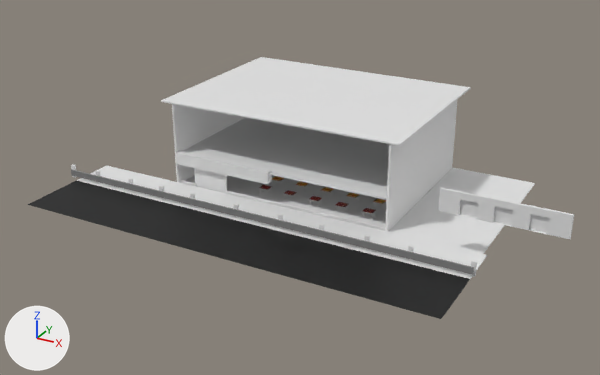
Before and after pictures for a commit that changed the Blender file Card shop.blend.
One viewpoint serves both versions: a 50 mm lens placed at (78.8, -183.2, 90.5), pointed at (-15.4, -11.8, 4.8). Lighting does not change. The marker at lower left points along +X, +Y and +Z.
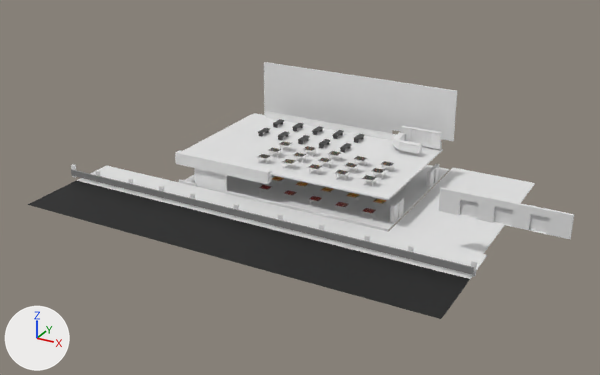
The change, as a list of edits to the scene's bpy script:
```text
Add me_cube_011:
    me_cube_011.from_pydata(...)  # a box spanning x -0.44..1.0, y 0.8..1.0, z -1.27..-0.41; a box spanning x -0.52..1.19, y 0.76..2.76, z -0.45..-0.01; a box spanning x -0.44..1.0, y 2.45..2.64, z -1.27..-0.41
    me_cube_011.materials.append(mat_seat)  # black #3a3a3a
Add me_cube_009:
    me_cube_009.from_pydata(...)  # a box spanning x 0.5..1.0, y -55.0..13.1, z -1.0..0.9
    me_cube_009.materials.append(mat_material_002)  # white #e7e7e7
Change ob_cube_002:
    ob_cube_002: bpy.data.objects.new('Cube.002', me_cube_002) -> bpy.data.objects.new('Cube.002', me_cube_009)
    ob_cube_002.location: (10.0, 10.0, 1.1) -> (-0.2, 21.2, 10.0)
    ob_cube_002.rotation_euler: (0.0, 0.0, 0.0) -> (0.0, 0.0, -1.571)  # degrees (0, 0, 0) -> degrees (0, 0, -90)
    ob_cube_002.scale: (1.0, 2.1, 1.66) -> (0.491, 0.818, 1.0)
Change ob_cube_003:
    ob_cube_003: bpy.data.objects.new('Cube.003', me_cube_003) -> bpy.data.objects.new('Cube.003', me_cube_011)
    ob_cube_003.location: (-51.4, 9.9, 1.1) -> (-38.2, 4.2, 10.4)
    ob_cube_003.scale: (1.0, 2.1, 1.66) -> (0.838, 1.99, 1.0)
    add _m = ob_cube_003.modifiers.new('Array', 'ARRAY')
    add _m.count = 5
    add _m.relative_offset_displace = (4.5, 0.0, 0.0)
Change ob_upper:
    add ob_upper.hide_set(True)
Change ob_playmat3:
    ob_playmat3.location: (21.9, -12.8, 2.2) -> (-26.6, -11.4, 10.9)
    remove ob_playmat3.hide_set(True)
    add _m = ob_playmat3.modifiers.new('Array', 'ARRAY')
    add _m.count = 5
    add _m.relative_offset_displace = (2.7, 0.0, 0.0)
Add ob_cube_044:
    ob_cube_044 = bpy.data.objects.new('Cube.044', me_cube_011.copy())  # modifiers ARRAY
    ob_cube_044.location = (-38.2, 12.6, 10.4)
    ob_cube_044.scale = (0.838, 1.99, 1.0)
Add ob_playmat3_002:
    ob_playmat3_002 = bpy.data.objects.new('playmat3.002', me_plane_005.copy())  # the mesh of ob_playmat3; modifiers ARRAY
    ob_playmat3_002.location = (-26.4, -0.7, 11.0)
    ob_playmat3_002.scale = (1.38, 0.593, 0.395)
Add ob_playmat3_001:
    ob_playmat3_001 = bpy.data.objects.new('playmat3.001', me_plane_005.copy())  # the mesh of ob_playmat3; modifiers ARRAY
    ob_playmat3_001.location = (-26.6, -6.0, 10.9)
    ob_playmat3_001.scale = (1.38, 0.593, 0.395)
Add ob_cube_039:
    ob_cube_039 = bpy.data.objects.new('Cube.039', me_cube_034.copy())  # the mesh of ob_cube_022; modifiers ARRAY
    ob_cube_039.location = (-26.4, -0.1, 10.8)
    ob_cube_039.scale = (1.88, 1.22, 0.055)
Add ob_cube_038:
    ob_cube_038 = bpy.data.objects.new('Cube.038', me_cube_034.copy())  # the mesh of ob_cube_022; modifiers ARRAY
    ob_cube_038.location = (-26.5, -5.3, 10.8)
    ob_cube_038.scale = (1.88, 1.22, 0.055)
Add ob_cube_037:
    ob_cube_037 = bpy.data.objects.new('Cube.037', me_cube_034.copy())  # the mesh of ob_cube_022; modifiers ARRAY
    ob_cube_037.location = (-26.6, -10.8, 10.8)
    ob_cube_037.scale = (1.88, 1.22, 0.055)
Add ob_cube_041:
    ob_cube_041 = bpy.data.objects.new('Cube.041', me_cube_026.copy())  # the mesh of ob_cube_025; modifiers ARRAY
    ob_cube_041.location = (0.2, 19.5, 10.5)
    ob_cube_041.rotation_euler = (0.0, 0.0, -1.571)  # degrees (0, 0, -90)
Add ob_cube_040:
    ob_cube_040 = bpy.data.objects.new('Cube.040', me_cube_008.copy())  # the mesh of ob_cube_008
    ob_cube_040.location = (-0.3, 15.8, 11.3)
    ob_cube_040.rotation_euler = (0.0, 0.0, -3.142)  # degrees (0, 0, -180)
    ob_cube_040.scale = (1.0, 0.303, 1.2)
```

What differs and where, as boxes [x1, y1, x2, y2] in the pictures (600 x 375 px):
'upper', hidden: before [161, 57, 471, 146]
'Cube.002', reshaped, moved, turned, rescaled: before [385, 99, 458, 232]; after [265, 111, 442, 149]
'Cube.003', reshaped, moved, rescaled, modifiers changed: before [172, 104, 245, 182]; after [258, 128, 351, 153]
'Cube.041', added: after [401, 126, 442, 149]
'Cube.040', added: after [393, 132, 422, 154]
'Cube.044', added: after [273, 119, 364, 143]
'playmat3', shown: after [258, 154, 376, 180]
'playmat3.001', added: after [269, 147, 384, 173]
'playmat3.002', added: after [280, 142, 394, 166]
'Cube.038', added: after [267, 147, 388, 178]
'Cube.039', added: after [278, 141, 396, 170]
'Cube.037', added: after [256, 154, 378, 187]
'back', unchanged, uncovered by the edit: after [264, 62, 394, 134]
'back.001', unchanged, uncovered by the edit: after [392, 81, 457, 141]
